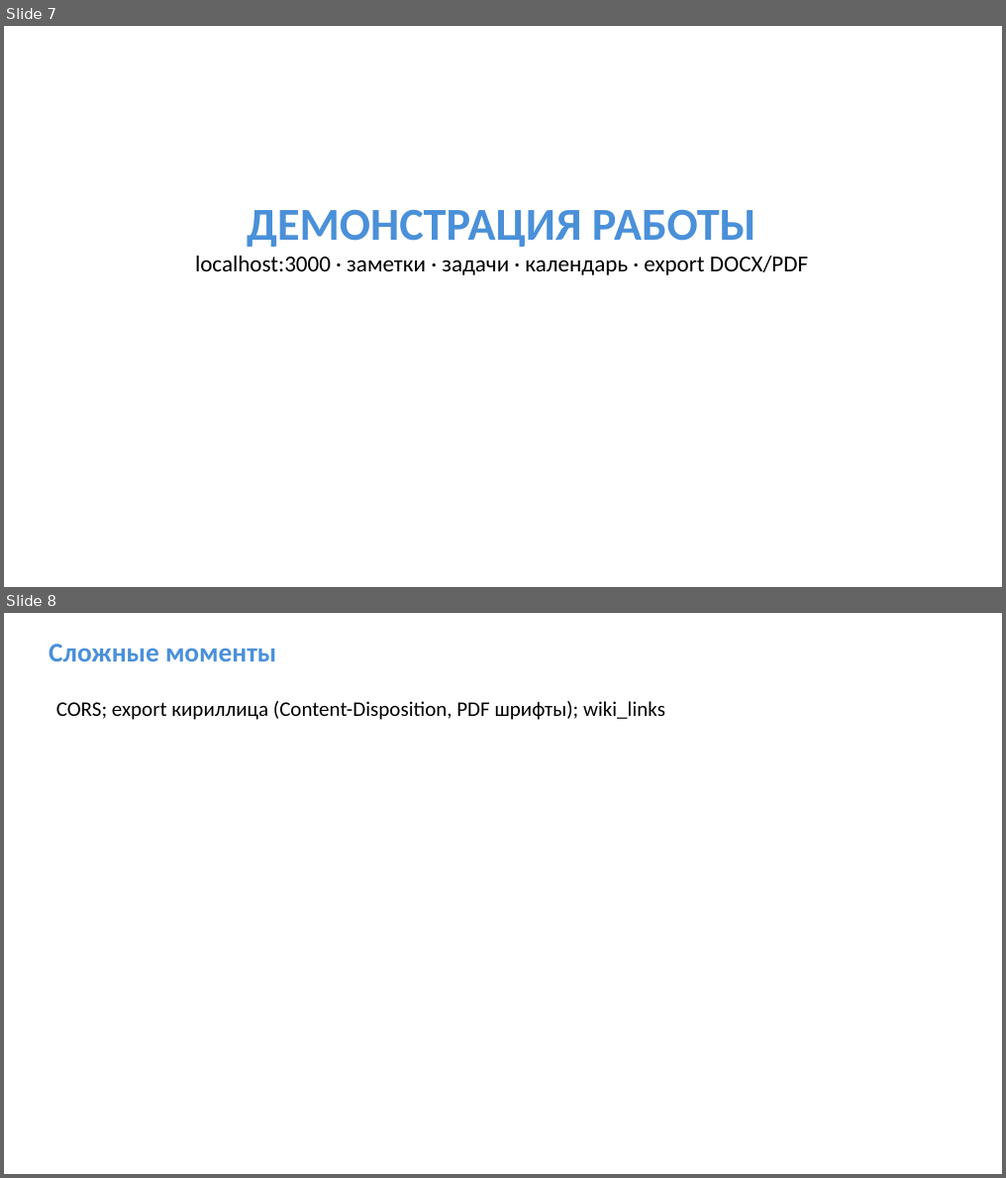
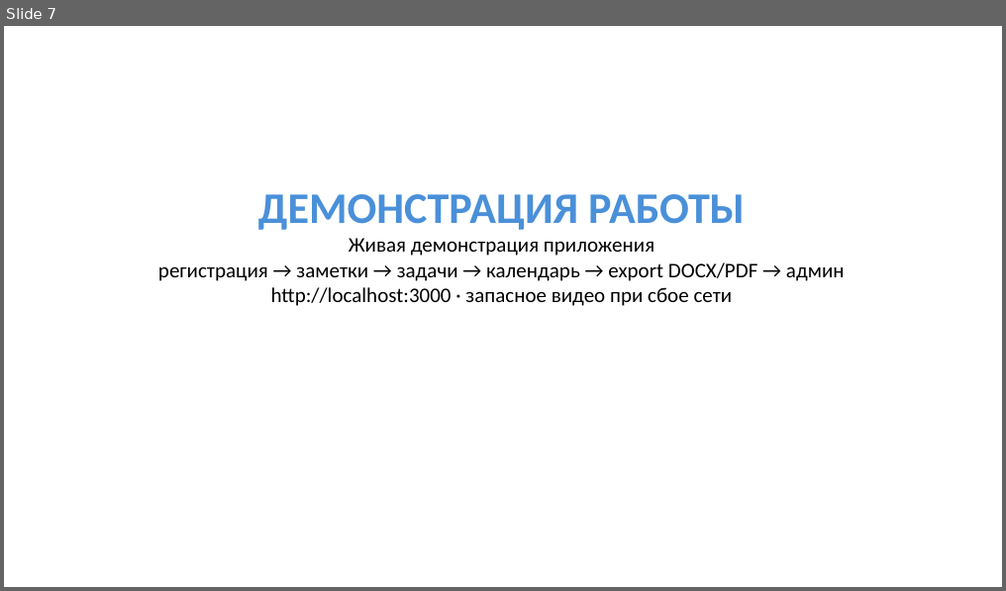
Before and after one commit to Sergei0319/ticktick-diplom, a slide deck: presentation/Презентация_TickTick_диплом.pptx. Shown one above the other, each under a label of ours: slides 7 and 8 before the commit, slide 7 after it. The pictures are 1006x1178 and 1006x591 pixels, drawn with LibreOffice and Linux fonts; fonts in the diff are those of the drawing. Boxes give left, top, right and bottom in pixels: in the first picture for what was removed or moved away, otherwise in the second. Text is boxed around its words. In the diff, an @@ line names an element or a change of style, - is before the commit and + after.

```diff
--- a/presentation/Презентация_TickTick_диплом.pptx
+++ b/presentation/Презентация_TickTick_диплом.pptx
@@ slide 8 removed at (x1=4, y1=613, x2=1002, y2=1174), background #FFFFFF @@
@@ text removed at (x1=49, y1=644, x2=276, y2=662) @@
-Сложные моменты
@@ text removed at (x1=56, y1=701, x2=665, y2=720) @@
-CORS; export кириллица (Content-Disposition, PDF шрифты); wiki_links
@@ slide 7 changed as well @@
@@ text "ДЕМОНСТРАЦИЯ РАБОТЫ" moved from (x1=195, y1=209, x2=808, y2=275) to (x1=158, y1=194, x2=845, y2=306) @@
@@ text at (x1=258, y1=194, x2=745, y2=230): size 44 to 42 pt in "ДЕМОНСТРАЦИЯ РАБОТЫ" @@
@@ text at (x1=158, y1=238, x2=845, y2=306): text changed; size 22 to 20 pt @@
-localhost:3000 · заметки · задачи · календарь · export DOCX/PDF
+Живая демонстрация приложения
+регистрация → заметки → задачи → календарь → export DOCX/PDF → админ
+http://localhost:3000 · запасное видео при сбое сети
```
Also in this commit, not shown: 5 other slides changed, 4 slides added, 3 other slides removed.
